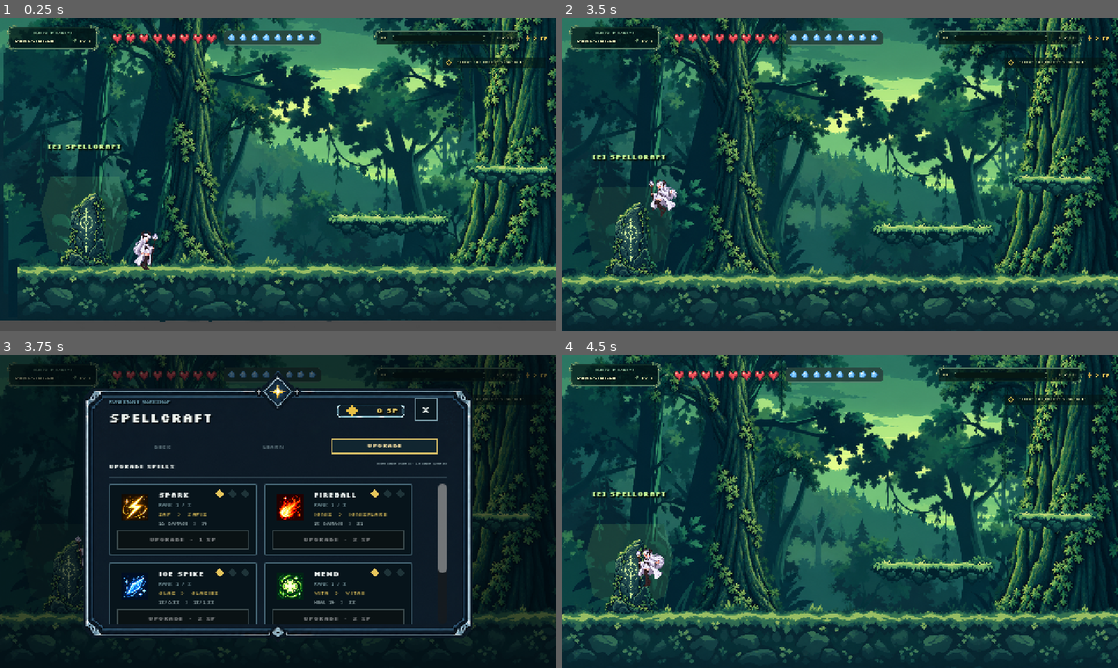
Above: before the commit, frames 1-4 (two rows, left to right).
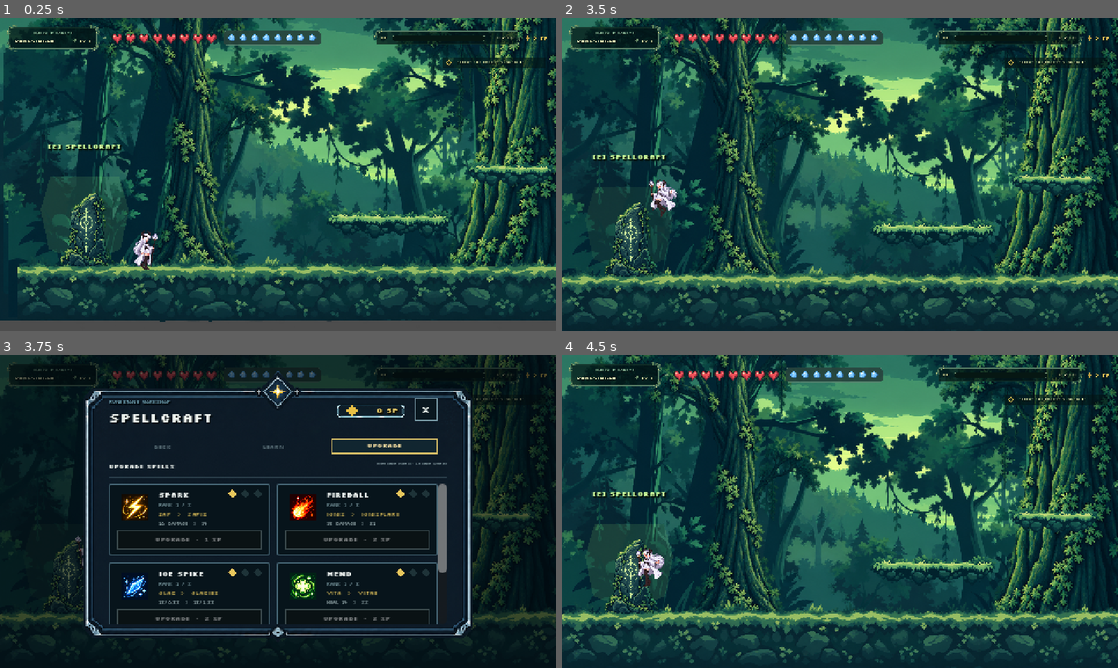
Above: after the commit, the same moments.

Repository: Eclipset13/fastcast
Game: Godot game, scene res://scenes/main.tscn
Two runs of this game, one before a commit and one after it. Both use one fixed random seed, a clock stepped at 60 frames per second and the inputs below.
Inputs:
- Up to frame 1 (0.25 s): no input
- Up to frame 2 (3.5 s): tap Enter at 0.5 s; hold D 0.53-2.03 s; tap 0 at 0.6 s; tap Space at 0.77, 1.52, 3.02 s; tap 9 at 1.35 s; hold A from 2.03 s (still down); tap Z at 2.1 s; tap Shift at 2.85 s
- Up to frame 3 (3.75 s): keep holding A; tap E at 3.6 s
- Up to frame 4 (4.5 s): tap Space at 3.77 s; release A at 4.25 s; click "X" at 4.25 s

Frames 1-2 are identical in both runs. In frame 3, 3.0% of the frame differs, in the area x 26-79%, y 41-86%; in frame 4, nothing differs.

Commit message:
Center Spellcraft card grid

Diff:
--- a/godot/scripts/ui/spellcraft_overlay.gd
+++ b/godot/scripts/ui/spellcraft_overlay.gd
@@ -78,6 +78,7 @@
 func _make_spell_card(spell_id: String, preview: Dictionary) -> Control:
 	var card := PanelContainer.new()
 	card.custom_minimum_size = Vector2(128.0, 58.0)
+	card.size_flags_horizontal = Control.SIZE_EXPAND_FILL
 	card.add_theme_stylebox_override("panel", _card_style())
 
 	var margin := MarginContainer.new()
